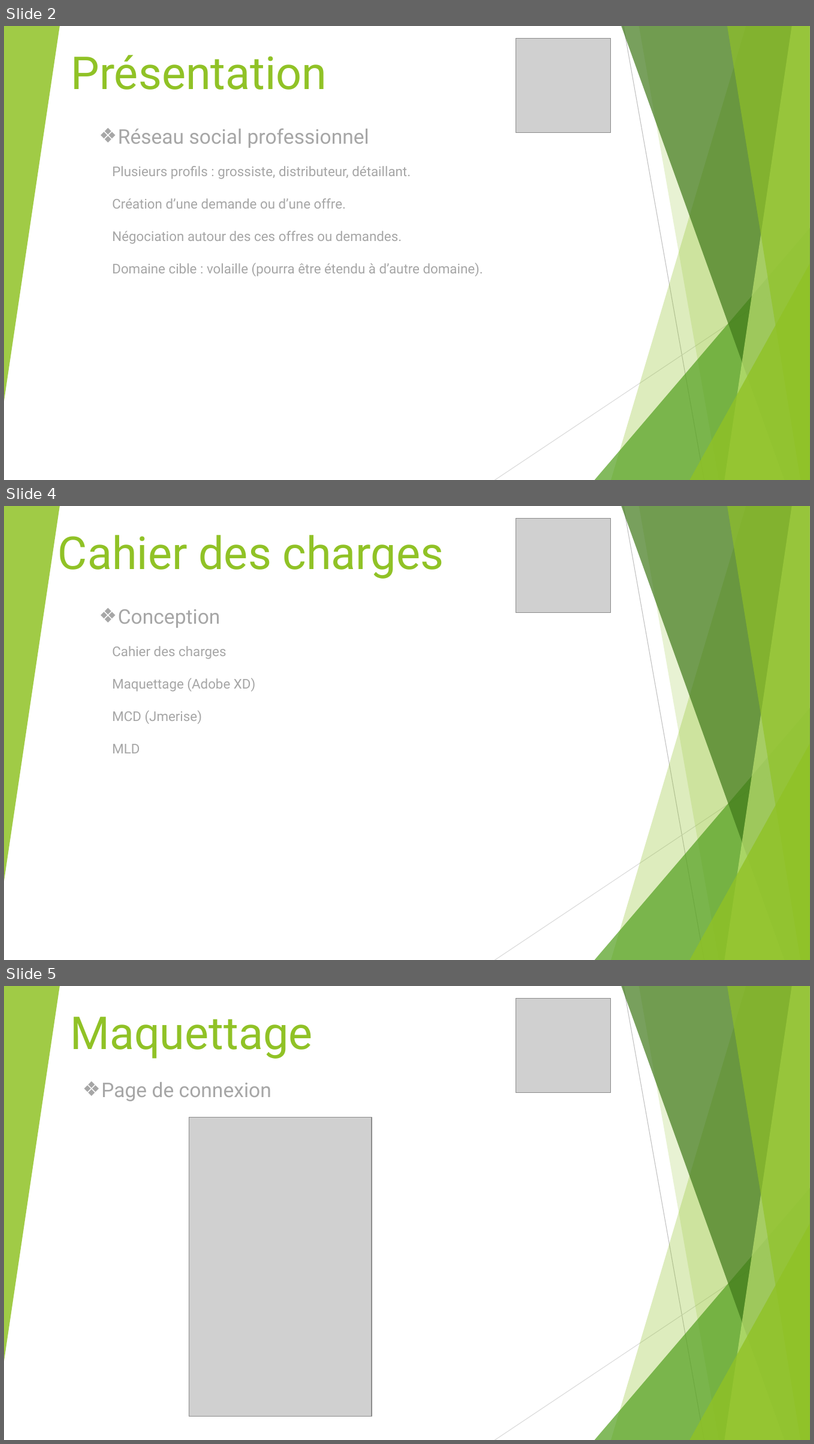
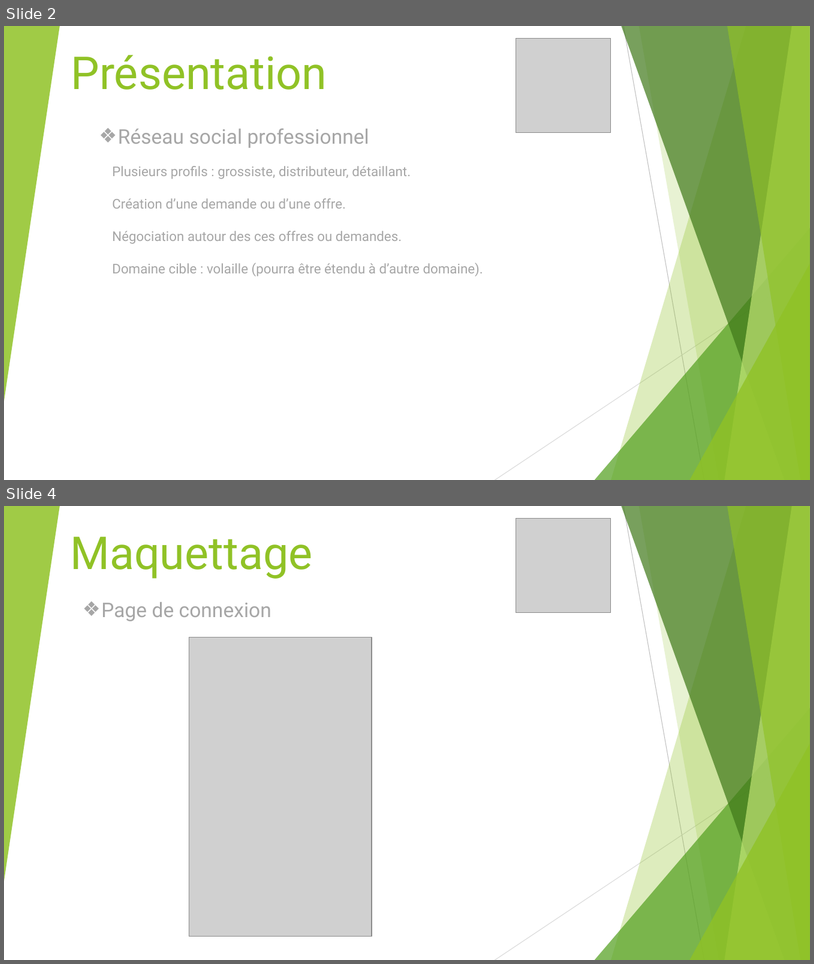
Before and after one commit to Sneak-ySnake/ProjetReseauSocialPro---Projet-fil-rouge, a slide deck: Presentation/PresentationTender.pptx. Shown one above the other, each under a label of ours: slides 2, 4 and 5 before the commit, slides 2 and 4 after it; the slides between them are not shown. The pictures are 814x1444 and 814x964 pixels, drawn with LibreOffice and Linux fonts; fonts in the diff are those of the drawing; grey boxes stand for pictures. Boxes give left, top, right and bottom in pixels: in the first picture for what was removed or moved away, otherwise in the second. Text is boxed around its words. In the diff, an @@ line names an element or a change of style, - is before the commit and + after.

```diff
--- a/Presentation/PresentationTender.pptx
+++ b/Presentation/PresentationTender.pptx
@@ slide 4 removed at [4,506,810,960], background #FFFFFF; not listed: 10 template elements that a slide beside it also shows @@
@@ picture removed at [516,518,611,613] @@
@@ title removed at [58,535,444,579] @@
-Cahier des charges
@@ text removed at [118,609,221,628] @@
-❖ Conception
@@ text removed at [112,646,255,753] @@
-Cahier des charges
-Maquettage (Adobe XD)
-MCD (Jmerise)
-MLD
@@ what was slide 5 is now slide 4 @@
```
Also in this commit, not shown: 2 slides changed.
